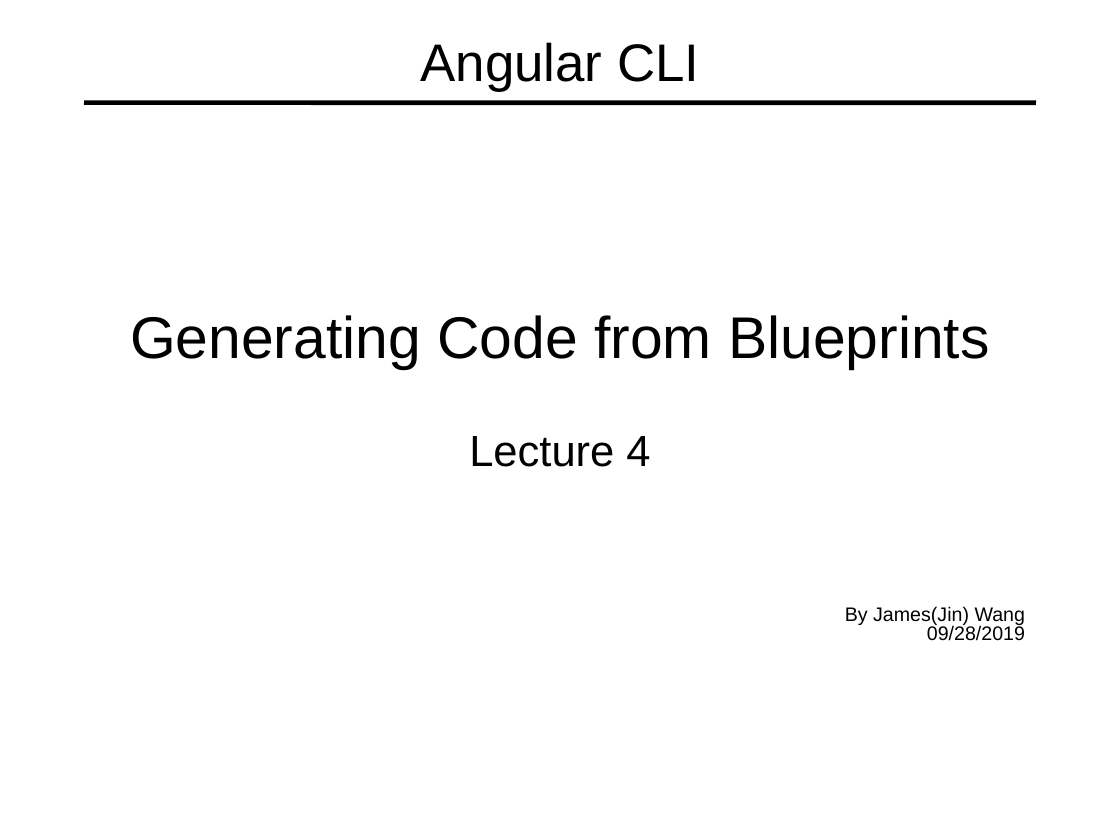
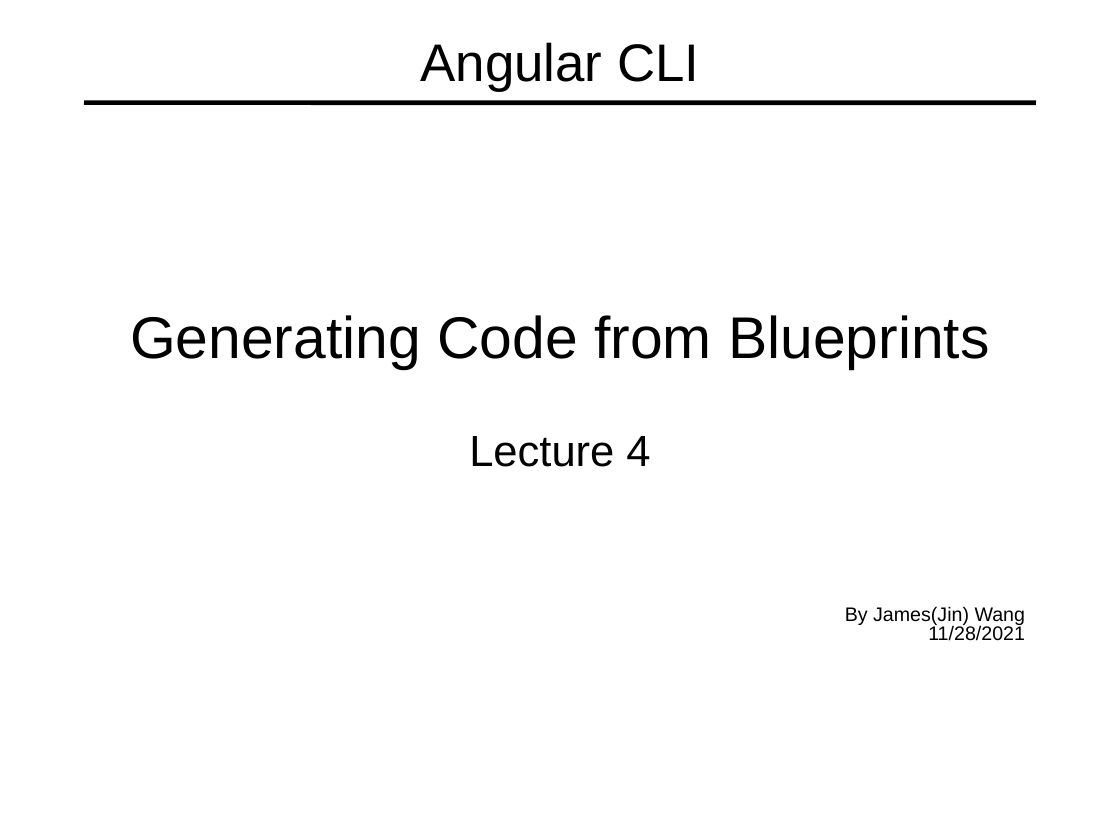
Before and after one commit to specter01wj/Jago_Link_Training, a slide deck: slide 1 of Angular/Angular12/Angular CLI/4.Generating Code from Blueprints/L4_Generating Code from Blueprints.ppt. Drawn at 1120x840 pixels with LibreOffice and Linux fonts; fonts in the diff are those of the drawing. Boxes give left, top, right and bottom in pixels: in the first picture for what was removed or moved away, otherwise in the second. Text is boxed around its words. In the diff, an @@ line names an element or a change of style, - is before the commit and + after.

```diff
--- a/Angular/Angular12/Angular CLI/4.Generating Code from Blueprints/L4_Generating Code from Blueprints.ppt
+++ b/Angular/Angular12/Angular CLI/4.Generating Code from Blueprints/L4_Generating Code from Blueprints.ppt
@@ text at [928, 624, 1025, 641]: text changed @@
-09/28/2019
+11/28/2021
```
Also in this commit, not shown: 9 other files.
